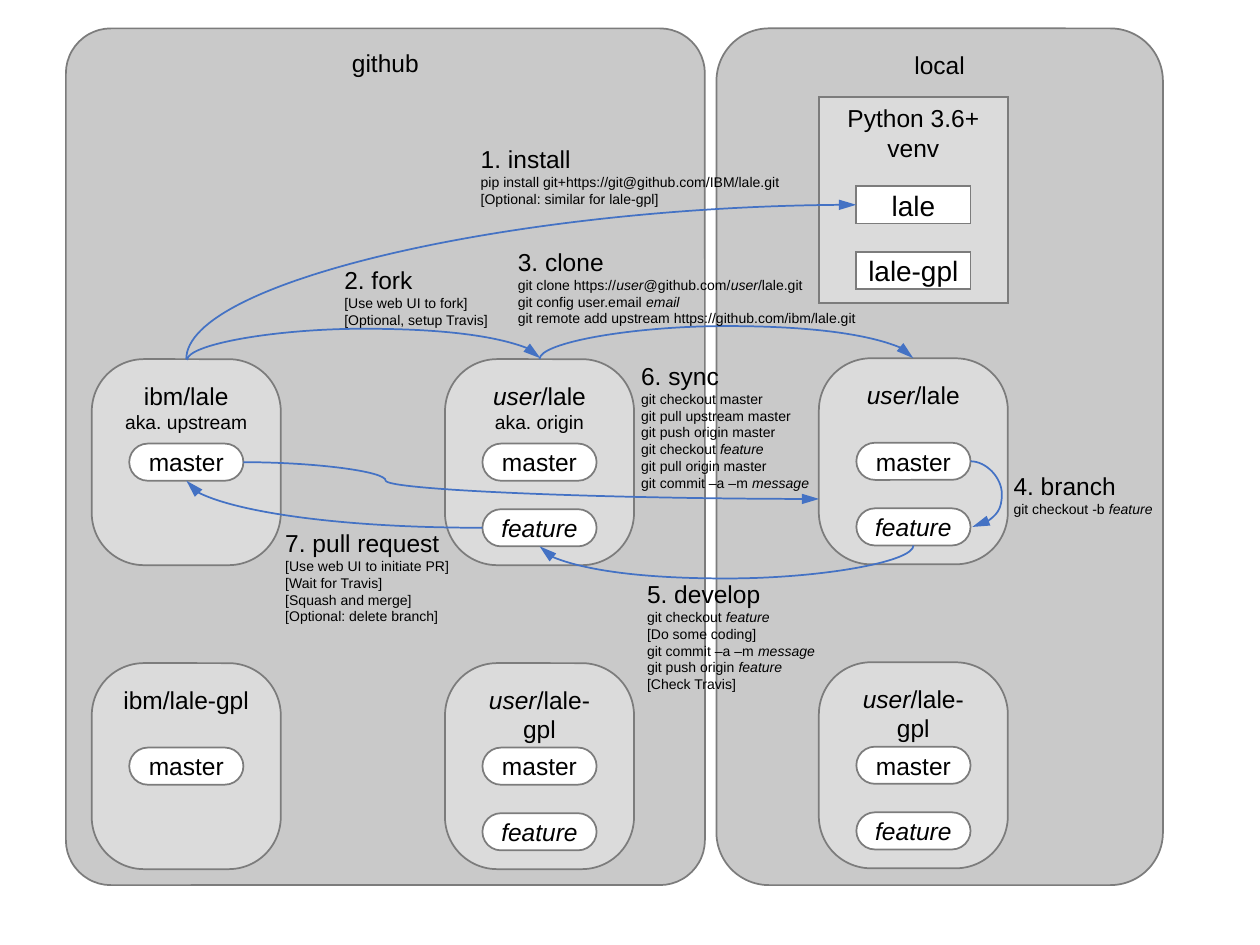
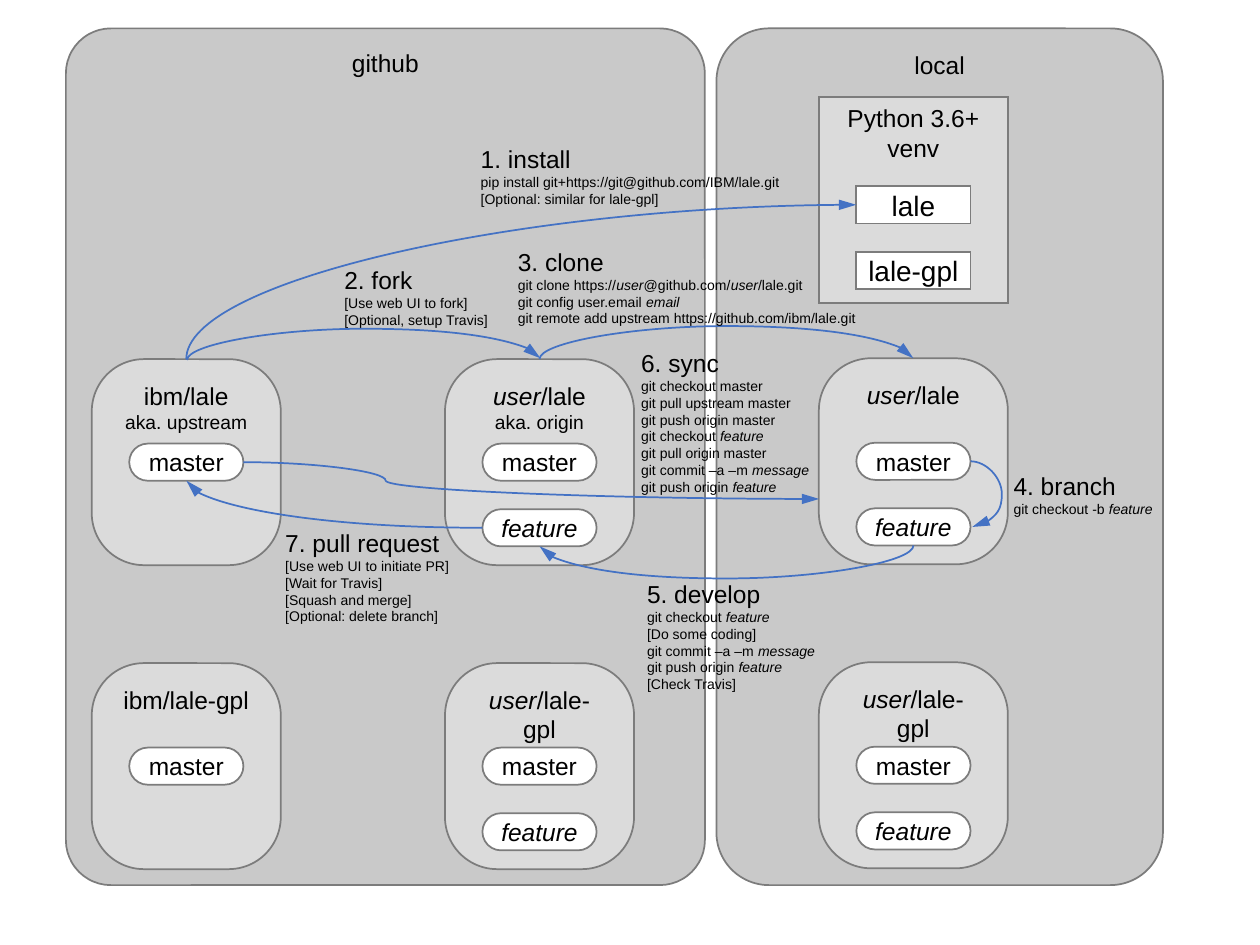
Before and after one commit to IBM/lale, a slide deck: slide 1 of talks/repositories.pptx. Drawn at 1260x945 pixels with LibreOffice and Linux fonts; fonts in the diff are those of the drawing. Boxes give left, top, right and bottom in pixels: in the first picture for what was removed or moved away, otherwise in the second. Text is boxed around its words. In the diff, an @@ line names an element or a change of style, - is before the commit and + after.

```diff
--- a/talks/repositories.pptx
+++ b/talks/repositories.pptx
@@ text "6. sync": place and size @@
-text "6. sync" at (641, 365, 809, 492)
+text "6. sync" at (641, 353, 809, 496)
@@ text at (641, 481, 777, 496): paragraph added @@
+git push origin feature
```
Also in this commit, not shown: 4 other files.
